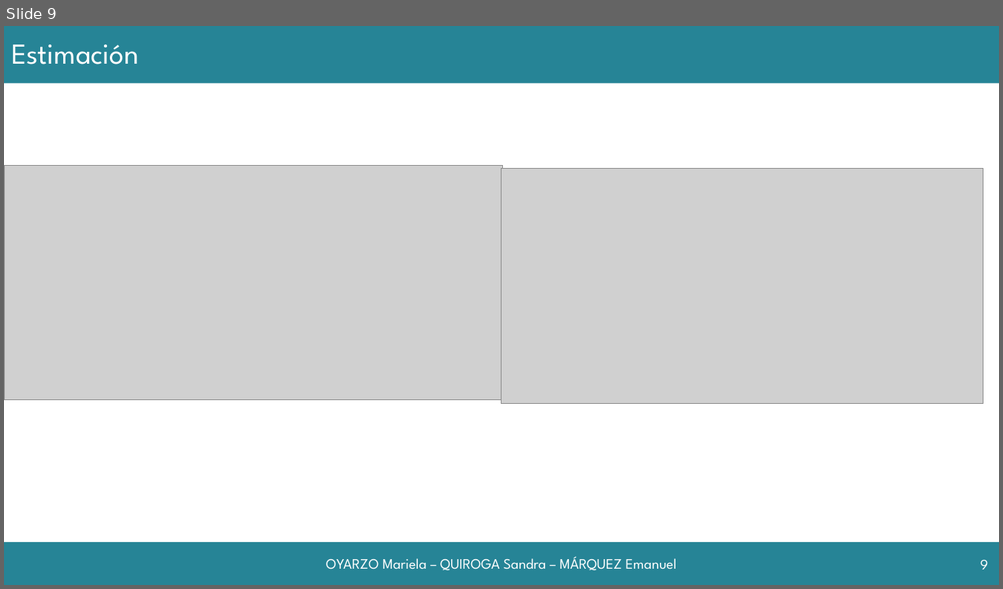
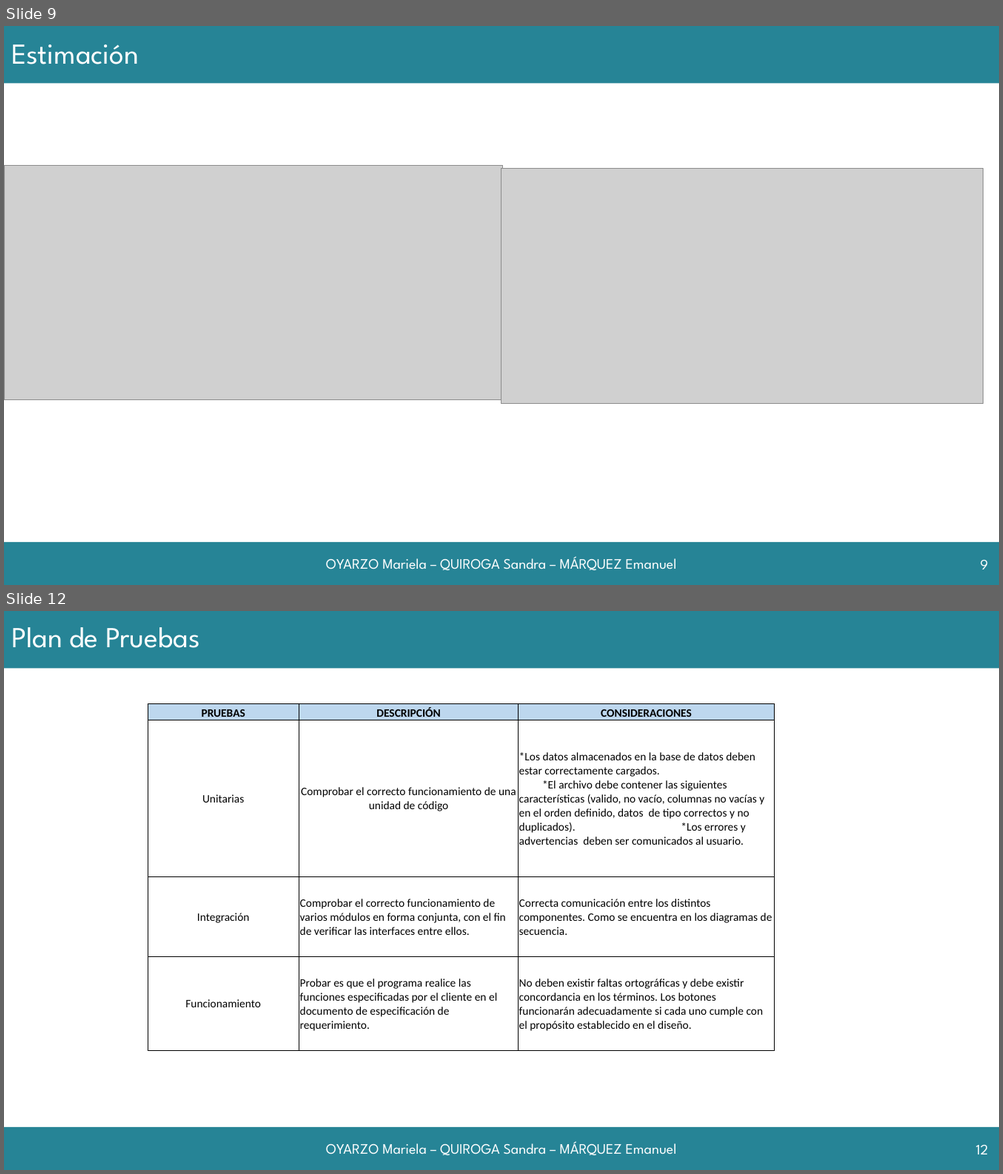
Before and after one commit to grupoyenu/yenu, a slide deck: 08. Presentaciones/Presentación 11.pptx. Shown one above the other, each under a label of ours: slide 9 before the commit, slides 9 and 12 after it; the slides between them are not shown. The pictures are 1003x589 and 1003x1174 pixels, drawn with LibreOffice and Linux fonts; fonts in the diff are those of the drawing; grey boxes stand for pictures; background and template pictures are left out. Boxes give left, top, right and bottom in pixels: in the first picture for what was removed or moved away, otherwise in the second. Text is boxed around its words. In the diff, an @@ line names an element or a change of style, - is before the commit and + after.

```diff
--- a/08. Presentaciones/Presentación 11.pptx
+++ b/08. Presentaciones/Presentación 11.pptx
@@ slide 12 added at [4, 611, 999, 1170], background #FFFFFF; not listed: 2 template elements that a slide beside it also shows @@
@@ title added at [11, 627, 200, 648], 28 pt, text #FFFFFF @@
+Plan de Pruebas
@@ table added at [148, 704, 774, 1051], 4 rows, 3 columns @@
+PRUEBAS | DESCRIPCIÓN | CONSIDERACIONES
+Unitarias | Comprobar el correcto funcionamiento de una unidad de código | *Los datos almacenados en la base de datos deben estar correctamente cargados. *El archivo debe contener las siguientes características (valido, no vacío, columnas no vacías y en el orden definido, datos de tipo correctos y no duplicados). *Los errores y advertencias deben ser comunicados al usuario.
+Integración | Comprobar el correcto funcionamiento de varios módulos en forma conjunta, con el fin de verificar las interfaces entre ellos. | Correcta comunicación entre los distintos componentes. Como se encuentra en los diagramas de secuencia.
+Funcionamiento | Probar es que el programa realice las funciones especificadas por el cliente en el documento de especificación de requerimiento. | No deben existir faltas ortográficas y debe existir concordancia en los términos. Los botones funcionarán adecuadamente si cada uno cumple con el propósito establecido en el diseño.
@@ text added at [326, 1142, 677, 1156], 14 pt, text #FFFFFF @@
+OYARZO Mariela – QUIROGA Sandra – MÁRQUEZ Emanuel
@@ page number added at [976, 1145, 988, 1155], 14 pt, text #FFFFFF @@
+12
```
Also in this commit, not shown: 6 slides changed, 4 other slides added.
